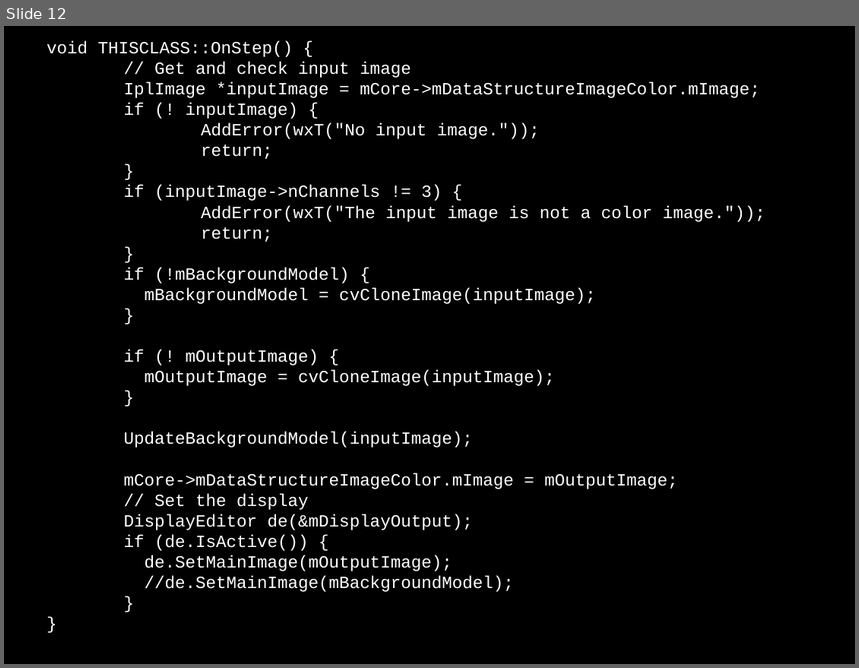
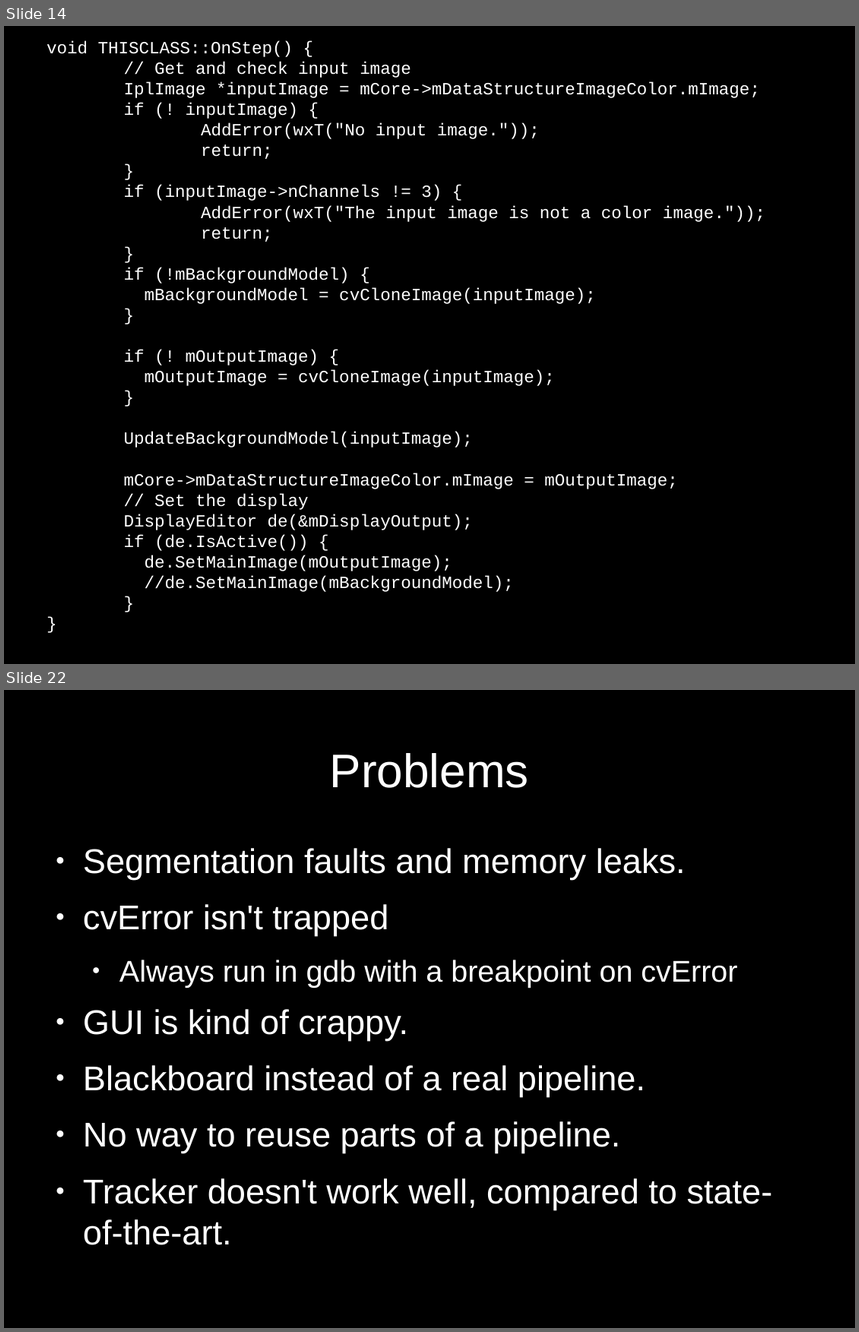
Before and after one commit to d28b/swistrack, a slide deck: Doc/tutorial.stefie10.06.2009/tutorialSlides.odp. Shown one above the other, each under a label of ours: slide 12 before the commit, slides 14 and 22 after it; the slides between them are not shown. The pictures are 859x668 and 859x1332 pixels, drawn with LibreOffice and Linux fonts; fonts in the diff are those of the drawing. Boxes give left, top, right and bottom in pixels: in the first picture for what was removed or moved away, otherwise in the second. Text is boxed around its words. In the diff, an @@ line names an element or a change of style, - is before the commit and + after.

Commit message:
Updated slides with an example of creating a pipeline.

```diff
--- a/Doc/tutorial.stefie10.06.2009/tutorialSlides.odp
+++ b/Doc/tutorial.stefie10.06.2009/tutorialSlides.odp
@@ slide 22 added at (4, 690, 855, 1328), background #000000 @@
@@ title added at (330, 753, 529, 788), 44 pt, text #FFFFFF @@
+Problems
@@ text added at (83, 848, 773, 1246), 32 pt, text #FFFFFF @@
+● Segmentation faults and memory leaks.
+● cvError isn't trapped
+  ● Always run in gdb with a breakpoint on cvError
+● GUI is kind of crappy.
+● Blackboard instead of a real pipeline.
+● No way to reuse parts of a pipeline.
+● Tracker doesn't work well, compared to state-of-the-art.
@@ what was slide 12 is now slide 14 @@
```
Also in this commit, not shown: 1 slide changed, 9 other slides added, 1 slide removed, 3 other files.
